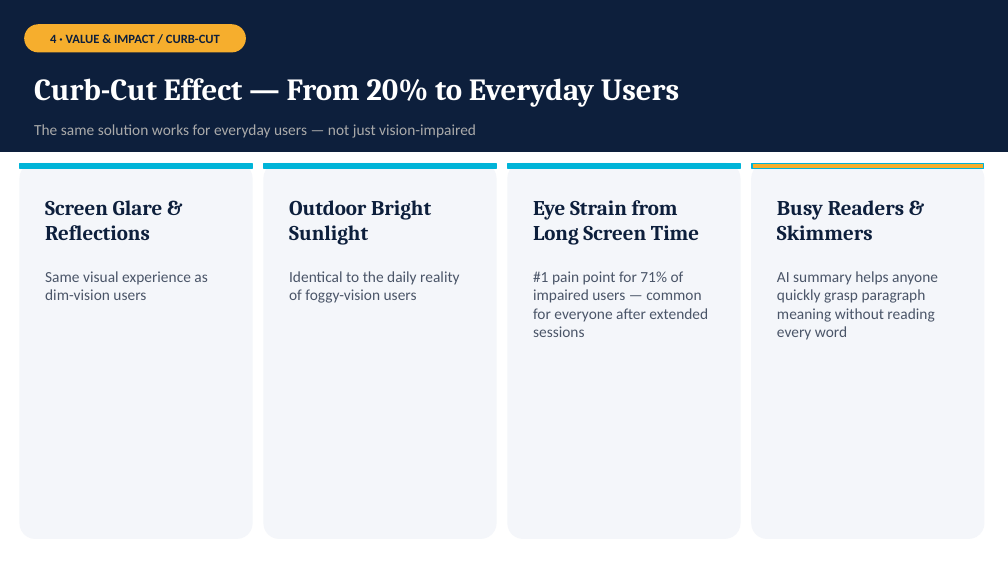
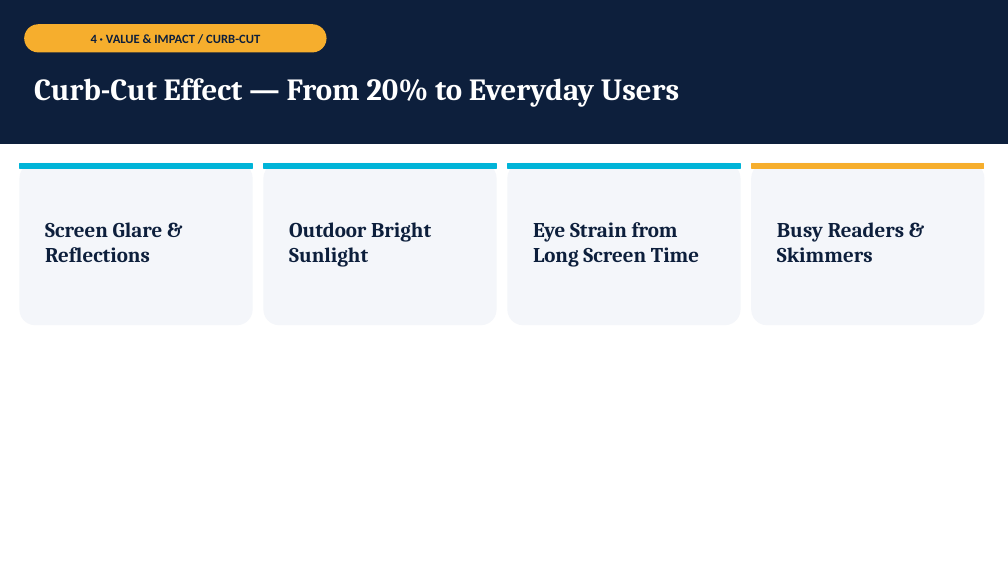
Before and after one commit to calvinchen0810/ai-kwau, a slide deck: slide 11 of ai-kwau-final.pptx (slide 9 before the commit). Drawn at 1008x567 pixels with LibreOffice and Linux fonts; fonts in the diff are those of the drawing. Boxes give left, top, right and bottom in pixels: in the first picture for what was removed or moved away, otherwise in the second. Text is boxed around its words. In the diff, an @@ line names an element or a change of style, - is before the commit and + after.

```diff
--- a/ai-kwau-final.pptx
+++ b/ai-kwau-final.pptx
@@ rectangle: place and size @@
-rectangle at bbox=[0, 0, 1008, 151]
+rectangle at bbox=[0, 0, 1008, 143]
@@ rounded rectangle "4 · VALUE & IMPACT ...": place and size @@
-rounded rectangle "4 · VALUE & IMPACT ..." at bbox=[24, 24, 246, 52]
+rounded rectangle "4 · VALUE & IMPACT ..." at bbox=[24, 24, 327, 52]
@@ text removed at bbox=[34, 124, 476, 138] @@
-The same solution works for everyday users — not just vision-impaired
@@ rounded rectangle: place and size @@
-rounded rectangle at bbox=[20, 163, 252, 538]
+rounded rectangle at bbox=[20, 163, 252, 325]
@@ text "Screen Glare & Reflections": place and size @@
-text "Screen Glare & Reflections" at bbox=[45, 200, 163, 240]
+text "Screen Glare & Reflections" at bbox=[45, 222, 163, 262]
@@ rounded rectangle: place and size @@
-rounded rectangle at bbox=[264, 163, 496, 538]
+rounded rectangle at bbox=[264, 163, 496, 325]
@@ text "Outdoor Bright Sunlight": place and size @@
-text "Outdoor Bright Sunlight" at bbox=[289, 200, 431, 245]
+text "Outdoor Bright Sunlight" at bbox=[289, 222, 431, 267]
@@ rounded rectangle: place and size @@
-rounded rectangle at bbox=[508, 163, 740, 538]
+rounded rectangle at bbox=[508, 163, 740, 325]
@@ text "Eye Strain from Long Screen ...": place and size @@
-text "Eye Strain from Long Screen ..." at bbox=[533, 200, 699, 245]
+text "Eye Strain from Long Screen ..." at bbox=[533, 222, 699, 267]
@@ rectangle at bbox=[752, 163, 984, 168]: outline #00B4D8 1 pt to #F6AE2D 1 pt @@
@@ proportions changed in 4 elements at bbox=[20, 163, 252, 325], bbox=[264, 163, 496, 325], bbox=[508, 163, 740, 325], bbox=[752, 163, 984, 325] @@
@@ rounded rectangle: place and size @@
-rounded rectangle at bbox=[752, 163, 984, 538]
+rounded rectangle at bbox=[752, 163, 984, 325]
@@ text "Busy Readers & Skimmers": place and size @@
-text "Busy Readers & Skimmers" at bbox=[777, 200, 904, 240]
+text "Busy Readers & Skimmers" at bbox=[777, 222, 904, 262]
@@ text removed at bbox=[45, 271, 207, 300] @@
-Same visual experience as dim-vision users
@@ text removed at bbox=[289, 271, 459, 303] @@
-Identical to the daily reality of foggy-vision users
@@ text removed at bbox=[533, 271, 708, 337] @@
-#1 pain point for 71% of impaired users — common for everyone after extended sessions
@@ text removed at bbox=[777, 271, 938, 340] @@
-AI summary helps anyone quickly grasp paragraph meaning without reading every word
```
Also in this commit, not shown: 8 other slides changed, 2 slides added, 2 slides removed.
